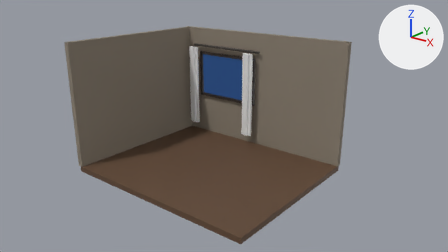
An edit to the Blender file Blender/CozyRoomDiorama/cozyroomdiorama.blend, drawn before and after from the same camera.
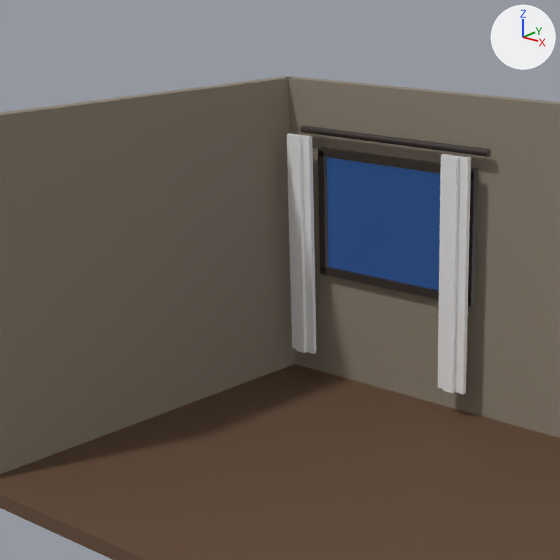
Each version is shown from the file's camera 'Camera_Hero', then close up on the part from 20% to 63% of the width and 0% to 77% of the height. Arrows for +X, +Y and +Z are at upper right; the lights stay in place. The last two pictures show the newer version.

Script lines for the objects in view, before the commit:
```python
ob_curtain_l_1 = bpy.data.objects.new('Curtain_L_1', me_curtain_l_1_mesh)
ob_curtain_l_1.location = (-1.95, 1.57, 1.24)
ob_curtain_l_1.scale = (0.045, 0.02, 1.0)
ob_curtain_l_2 = bpy.data.objects.new('Curtain_L_2', me_curtain_l_2_mesh)
ob_curtain_l_2.location = (-1.86, 1.55, 1.24)
ob_curtain_l_2.scale = (0.05, 0.035, 1.0)
ob_curtain_l_3 = bpy.data.objects.new('Curtain_L_3', me_curtain_l_3_mesh)
ob_curtain_l_3.location = (-1.77, 1.57, 1.24)
ob_curtain_l_3.scale = (0.045, 0.02, 1.0)
ob_curtain_r_1 = bpy.data.objects.new('Curtain_R_1', me_curtain_r_1_mesh)
ob_curtain_r_1.location = (-0.25, 1.57, 1.24)
ob_curtain_r_1.scale = (0.045, 0.02, 1.0)
ob_curtain_r_2 = bpy.data.objects.new('Curtain_R_2', me_curtain_r_2_mesh)
ob_curtain_r_2.location = (-0.16, 1.55, 1.24)
ob_curtain_r_2.scale = (0.05, 0.035, 1.0)
ob_curtain_r_3 = bpy.data.objects.new('Curtain_R_3', me_curtain_r_3_mesh)
ob_curtain_r_3.location = (-0.07, 1.57, 1.24)
ob_curtain_r_3.scale = (0.045, 0.02, 1.0)
ob_curtain_rod = bpy.data.objects.new('Curtain_Rod', me_curtain_rod_mesh)
ob_curtain_rod.location = (-0.9, 1.66, 2.28)
ob_curtain_rod.rotation_euler = (0.0, 1.571, 0.0)  # degrees (0, 90, 0)
ob_curtain_rod.scale = (0.03, 0.03, 1.0)
# also in view: 'Window_Frame_Right' at (-0.09, 1.73, 1.55); 'Window_Frame_Bottom' at (-0.9, 1.73, 1.01); 'Wall_Back_Left' at (-1.95, 1.8, 1.35); 'Window_Glass' at (-0.9, 1.72, 1.55); 'Wall_Back_Right' at (1.05, 1.8, 1.35)
```
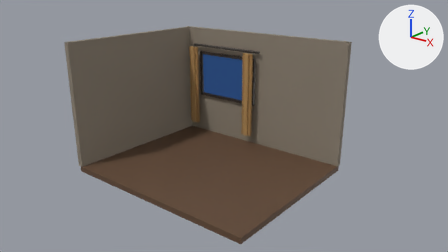
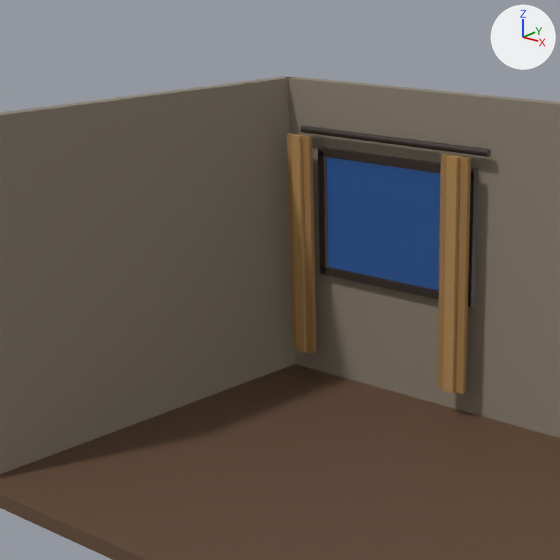
Pixel boxes [x1, y1, x2, y2] of what changed, in the close-ups (560 x 560 px):
'Curtain_R_2', recoloured (white to brown)
    both: [443, 155, 462, 393]
'Curtain_R_3', recoloured (white to brown)
    both: [455, 156, 471, 394]
'Curtain_L_2', recoloured (white to brown)
    both: [291, 135, 307, 353]
'Curtain_L_3', recoloured (white to brown)
    both: [302, 135, 316, 354]
'Curtain_R_1', recoloured (white to brown)
    both: [438, 154, 450, 389]
'Curtain_L_1', recoloured (white to brown)
    both: [287, 133, 297, 349]

What changed in the scene script:
```text
Add mat_mat_curtain_dark_material:
    mat_mat_curtain_dark_material = principled_material('Mat_Curtain_Dark_Material')
    mat_mat_curtain_dark_material.base_color = (0.34, 0.19, 0.065)  # brown #9e7948
    mat_mat_curtain_dark_material.roughness = 0.95
Add mat_mat_curtain_light_material:
    mat_mat_curtain_light_material = principled_material('Mat_Curtain_Light_Material')
    mat_mat_curtain_light_material.base_color = (0.43, 0.25, 0.09)  # brown #af8955
    mat_mat_curtain_light_material.roughness = 0.95
Change me_curtain_l_1_mesh:
    where me_curtain_l_1_mesh.from_pydata(...)  # 8 vertices, 6 faces; spans x -1.0..1.0, y -1.0..1.0, z -1.0..1.0
    add me_curtain_l_1_mesh.materials.append(mat_mat_curtain_dark_material)  # brown #9e7948
Change me_curtain_l_2_mesh:
    where me_curtain_l_2_mesh.from_pydata(...)  # 8 vertices, 6 faces; spans x -1.0..1.0, y -1.0..1.0, z -1.0..1.0
    add me_curtain_l_2_mesh.materials.append(mat_mat_curtain_light_material)  # brown #af8955
Change me_curtain_l_3_mesh:
    where me_curtain_l_3_mesh.from_pydata(...)  # 8 vertices, 6 faces; spans x -1.0..1.0, y -1.0..1.0, z -1.0..1.0
    add me_curtain_l_3_mesh.materials.append(mat_mat_curtain_dark_material)  # brown #9e7948
Change me_curtain_r_1_mesh:
    where me_curtain_r_1_mesh.from_pydata(...)  # 8 vertices, 6 faces; spans x -1.0..1.0, y -1.0..1.0, z -1.0..1.0
    add me_curtain_r_1_mesh.materials.append(mat_mat_curtain_dark_material)  # brown #9e7948
Change me_curtain_r_2_mesh:
    where me_curtain_r_2_mesh.from_pydata(...)  # 8 vertices, 6 faces; spans x -1.0..1.0, y -1.0..1.0, z -1.0..1.0
    add me_curtain_r_2_mesh.materials.append(mat_mat_curtain_light_material)  # brown #af8955
Change me_curtain_r_3_mesh:
    where me_curtain_r_3_mesh.from_pydata(...)  # 8 vertices, 6 faces; spans x -1.0..1.0, y -1.0..1.0, z -1.0..1.0
    add me_curtain_r_3_mesh.materials.append(mat_mat_curtain_dark_material)  # brown #9e7948
```
